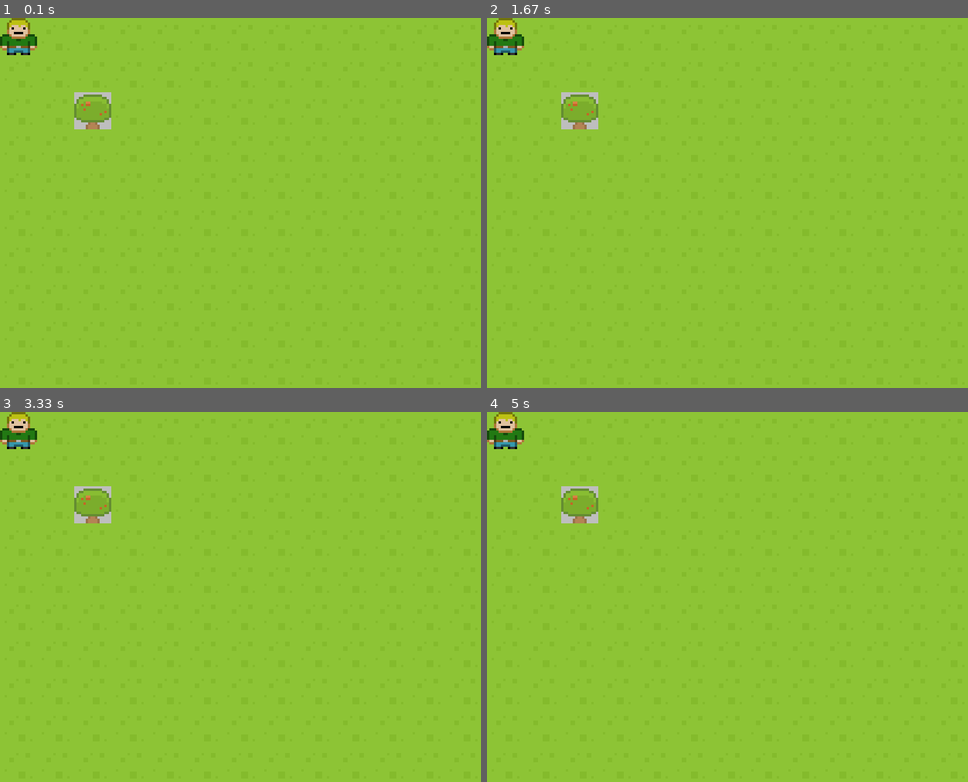
Above: before the commit, frames 1-4 (two rows, left to right).
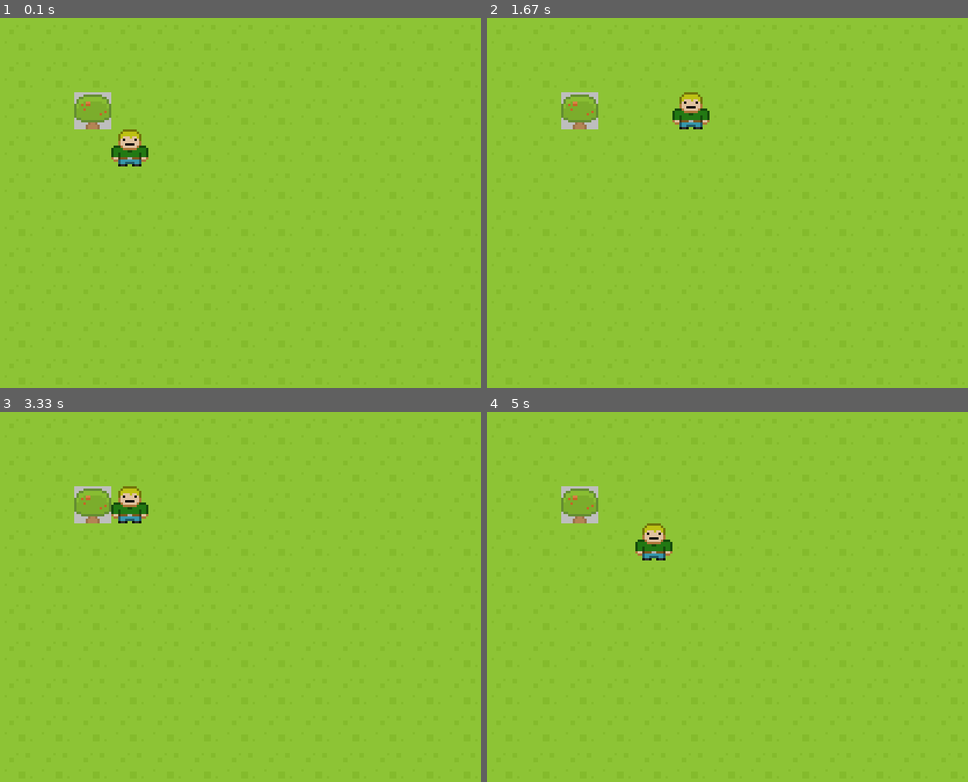
Above: after the commit, the same moments.

Repository: Flashweb14/PyGameRpg1
Game: pygame game, started from scripts/main.py
Same seed, same stepped clock (60 frames per second), same inputs: the game is played once before the commit and once after it.
Inputs:
- Up to frame 1 (0.1 s): no input
- Up to frame 2 (1.67 s): hold D 0.33-0.8 s; hold W 0.83-1.13 s; hold D 1.17-1.63 s
- Up to frame 3 (3.33 s): hold A 1.67-2.2 s; hold S 2.23-2.53 s; hold A 2.57-2.97 s; hold W from 3 s (still down)
- Up to frame 4 (5 s): release W at 3.37 s; hold D 3.4-4.03 s; hold S 4.07-4.43 s; hold A 4.47-4.93 s; hold D from 4.97 s (still down)

The runs differ from the first frame. In frame 1, 1.1% of the frame differs, in the area x 0-31%, y 0-41%; in frame 2, 1.1%; in frame 3, 1.1%; in frame 4, 1.1%.

Commit message:
:sparkles: Adding moving of the player

Diff:
--- a/scripts/game.py
+++ b/scripts/game.py
@@ -1,19 +1,30 @@
 import pygame
 from scripts import consts
-from scripts.tile import Tile
 from scripts.window import Window
+from scripts.player import Player
 
 
 class Game:
     def __init__(self):
+        pygame.init()
         self.window = Window()
-        pygame.init()
+        self.player = Player(3, 3, consts.S_PLAYER_FRONT, self)
 
     def main_loop(self):
         running = True
         while running:
             self.window.draw_game()
+            self.player.draw_self()
             for event in pygame.event.get():
                 if event.type == pygame.QUIT:
                     running = False
+                if event.type == pygame.KEYDOWN:
+                    if event.key == pygame.K_w:
+                        self.player.move(0, -1)
+                    if event.key == pygame.K_s:
+                        self.player.move(0, 1)
+                    if event.key == pygame.K_a:
+                        self.player.move(-1, 0)
+                    if event.key == pygame.K_d:
+                        self.player.move(1, 0)
             pygame.display.flip()
--- /dev/null
+++ b/scripts/object.py
@@ -0,0 +1,5 @@
+class Object:
+    def __init__(self, x, y, sprite):
+        self.x = x
+        self.y = y
+        self.sprite = sprite
--- /dev/null
+++ b/scripts/player.py
@@ -0,0 +1,16 @@
+from scripts.object import Object
+from scripts.utilities import translate_coords
+
+
+class Player(Object):
+    def __init__(self, x, y, sprite, game):
+        super().__init__(x, y, sprite)
+        self.game = game
+
+    def draw_self(self):
+        self.game.window.main_surface.blit(self.sprite, translate_coords((self.x, self.y), self.game.window.cell_size))
+
+    def move(self, delta_x, delta_y):
+        if not self.game.window.map[self.x + delta_x][self.y + delta_y].block_path:
+            self.x += int(delta_x)
+            self.y += int(delta_y)
--- a/scripts/window.py
+++ b/scripts/window.py
@@ -22,7 +22,7 @@
     def draw_game(self):
         self.main_surface.fill(pygame.Color('gray'))
         self.draw_map()
-        self.main_surface.blit(consts.S_PLAYER_FRONT, translate_coords((0, 0), 64))
+     #   self.main_surface.blit(consts.S_PLAYER_FRONT, translate_coords((0, 0), 64))
 
     def draw_map(self):
         for x in range(len(self.map)):
